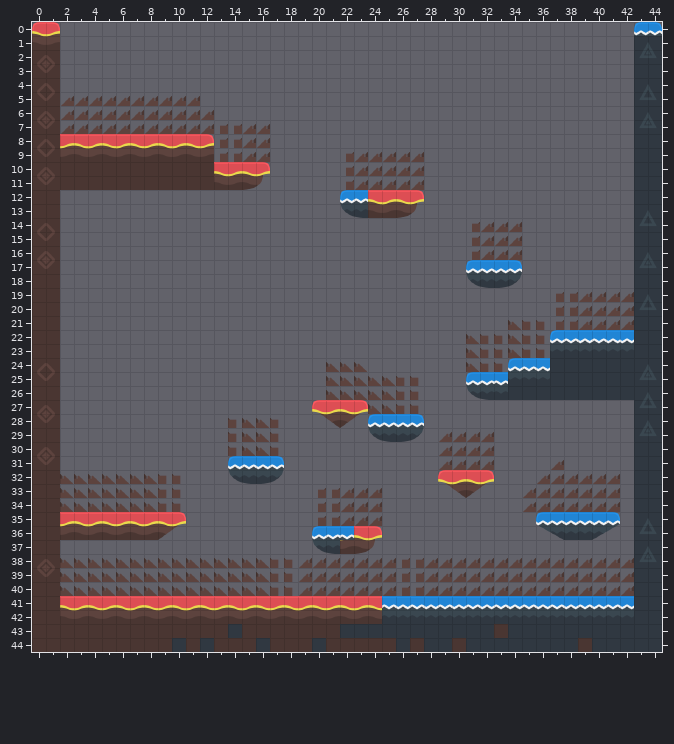
Level history. Tiled map: ProyectosHito3/KOTJ_Monedas(Todo Junto)/resources/mapas/mapaPunkHazard.tmx. That is the earlier state.
Cells are 32x32 px. Shown: x 0..44, y 0..44.
The same view after the edit:
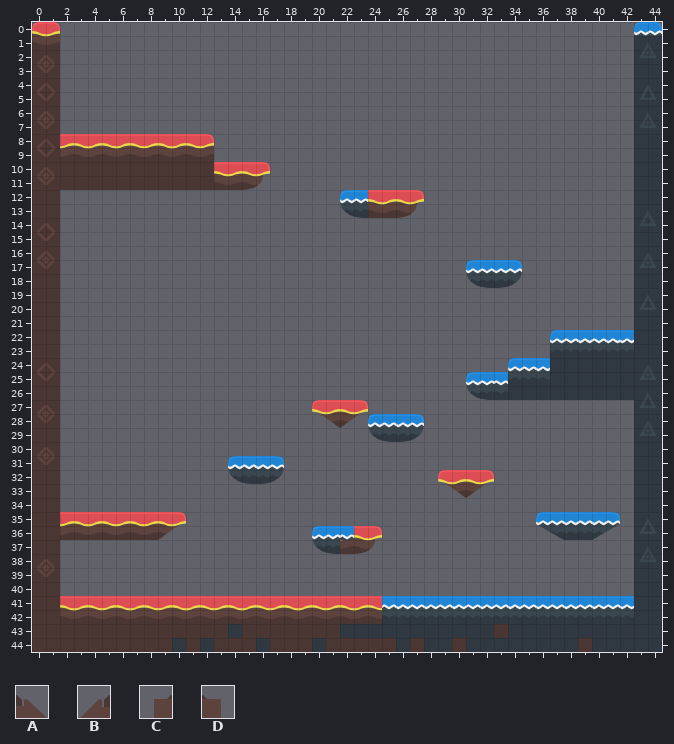
Key: from "tilesheet": A 913, B 914, C 916, D 919.
_ is an empty cell.
Tiles replaced or removed in this view: A, B, C, D.
Difference:
Changed rows in their new state; . is an unchanged cell.
Layer "IA subir" (now hidden):
first column x 2:
 5 __________...............................
 6 ___________..............................
 7 _______________..........................
 8 ...........____..........................
 9 ...........____.....______...............
10 ....................______...............
11 ....................______...............
14 .............................____........
15 .............................____........
16 .............................____........
19 ...................................______
20 ...................................______
21 ................................_________
22 .............................______......
23 .............................______......
24 ...................___.......___.........
25 ..................._______...............
26 ..................._______...............
27 ......................____...............
28 ............____.........................
29 ............____...........____..........
30 ............____...........____..........
31 ...........................____...._.....
32 _________.........................______.
33 _________........._____.........._______.
34 _________........._____.........._______.
35 .................._____..................
38 _________________________________________
39 _________________________________________
40 _________________________________________
